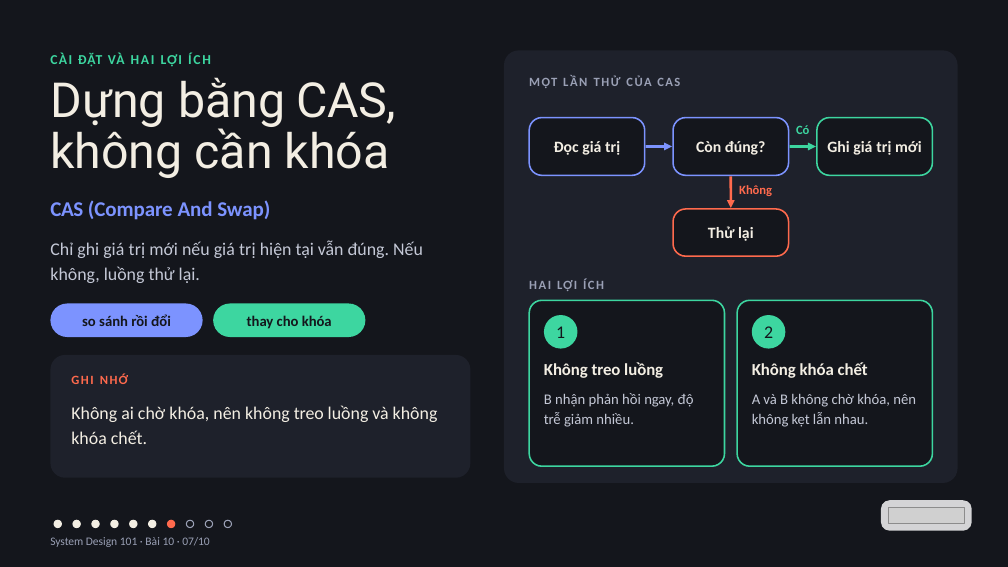
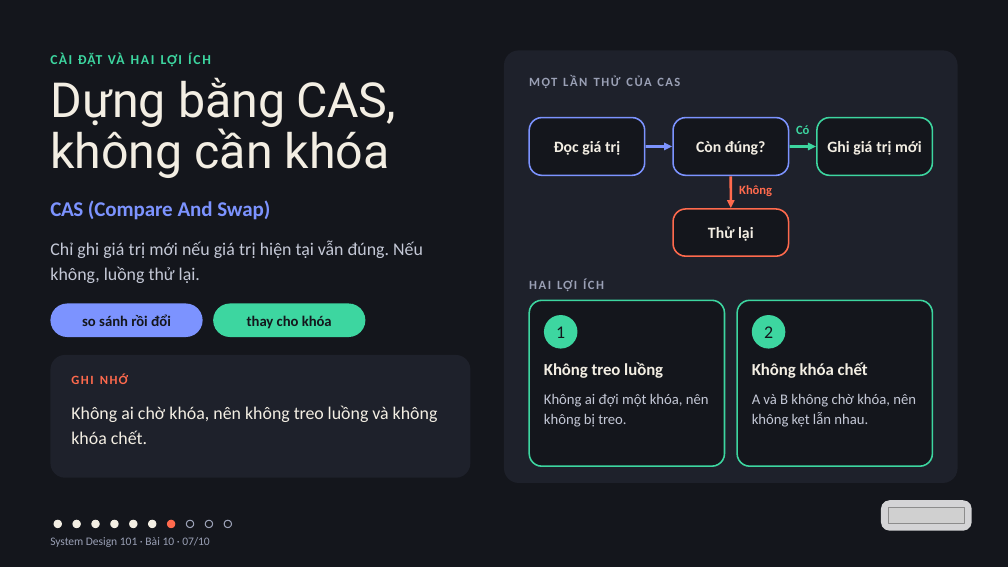
Before and after one commit to vohoailinh90/tool-marketing-studio, a slide deck: slide 7 of system-design-101/vi/lessons/sd-10-010/slides/sd-10-010.pptx. Drawn at 1008x567 pixels with LibreOffice and Linux fonts; fonts in the diff are those of the drawing; grey boxes stand for pictures. Boxes give left, top, right and bottom in pixels: in the first picture for what was removed or moved away, otherwise in the second. Text is boxed around its words. In the diff, an @@ line names an element or a change of style, - is before the commit and + after.

```diff
--- a/system-design-101/vi/lessons/sd-10-010/slides/sd-10-010.pptx
+++ b/system-design-101/vi/lessons/sd-10-010/slides/sd-10-010.pptx
@@ text at (544, 394, 709, 427): text changed @@
-B nhận phản hồi ngay, độ trễ giảm nhiều.
+Không ai đợi một khóa, nên không bị treo.
```
Also in this commit, not shown: 9 other slides changed.
